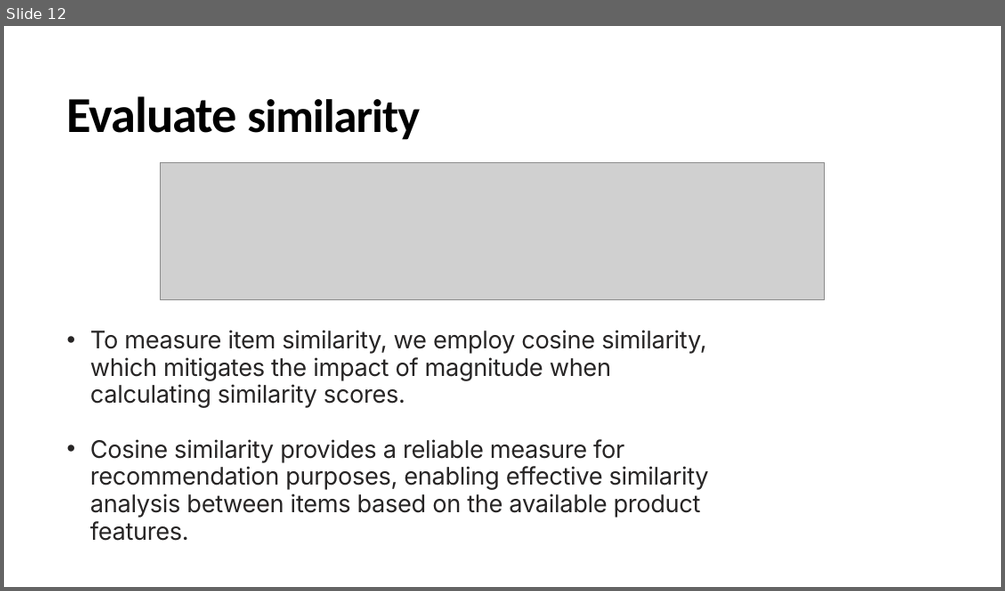
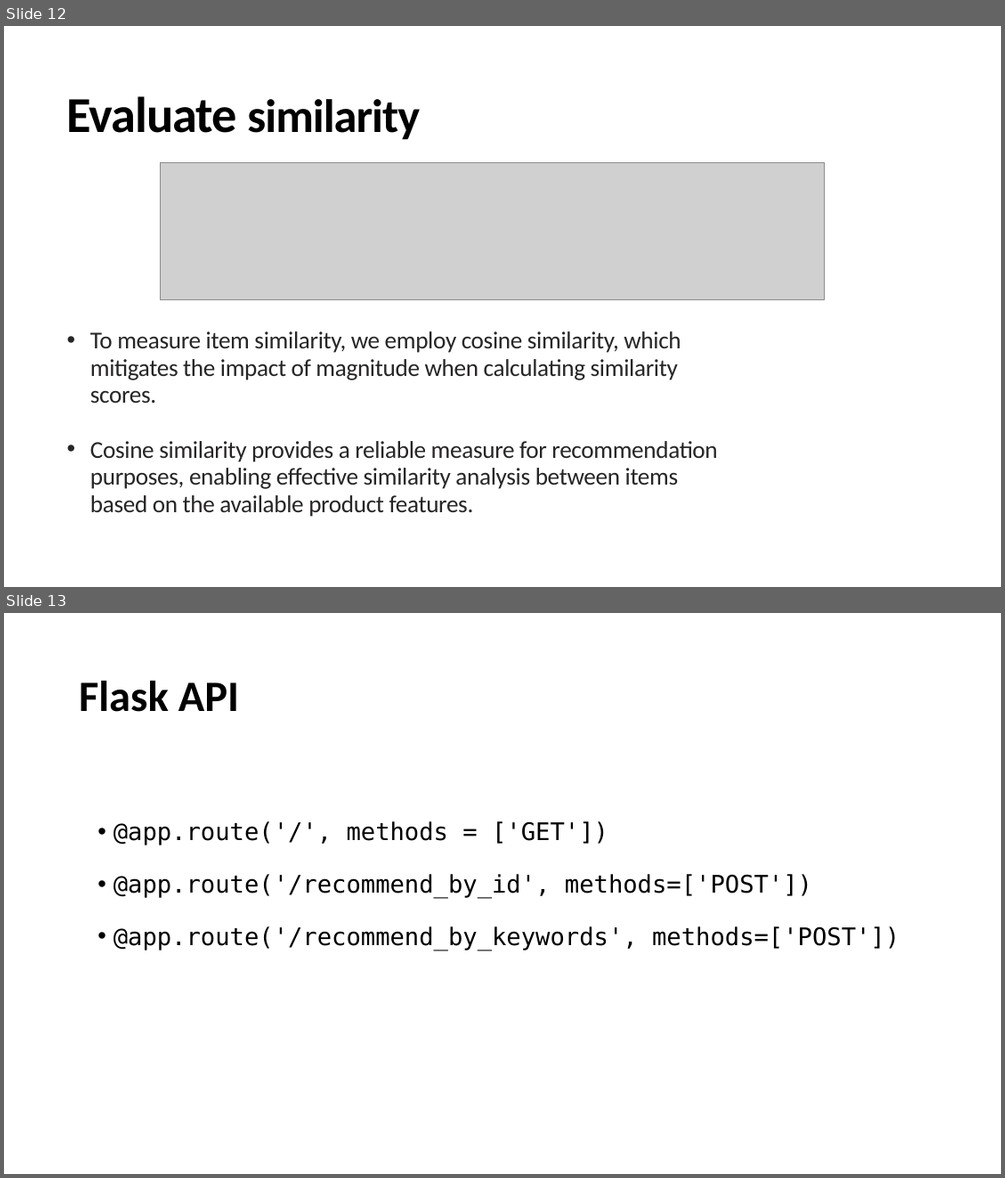
Before and after one commit to ywchen814/ExpoRecSys-Item-Recommendation-with-Flask-API-and-Elasticsearch, a slide deck: Item-Based-Recommendation_Yuwei Chen.pptx. Shown one above the other, each under a label of ours: slide 12 before the commit, slides 12 and 13 after it. The pictures are 1005x591 and 1005x1178 pixels, drawn with LibreOffice and Linux fonts; fonts in the diff are those of the drawing; grey boxes stand for pictures. Boxes give left, top, right and bottom in pixels: in the first picture for what was removed or moved away, otherwise in the second. Text is boxed around its words. In the diff, an @@ line names an element or a change of style, - is before the commit and + after.

```diff
--- a/Item-Based-Recommendation_Yuwei Chen.pptx
+++ b/Item-Based-Recommendation_Yuwei Chen.pptx
@@ slide 13 added at (x1=4, y1=613, x2=1001, y2=1174), background #FFFFFF @@
@@ title added at (x1=79, y1=681, x2=239, y2=712), 50 pt, text #000000, bold @@
+Flask API
@@ text added at (x1=113, y1=821, x2=899, y2=950), 28 pt, text #000000 @@
+• @app.route('/', methods = ['GET'])
+• @app.route('/recommend_by_id', methods=['POST'])
+• @app.route('/recommend_by_keywords', methods=['POST'])
@@ slide 12 changed as well @@
@@ background #F5F5F5 to #FFFFFF @@
@@ text "To measure item similarity, we ..." at (x1=90, y1=331, x2=717, y2=516): font Inter to Calibri @@
```
Also in this commit, not shown: 11 other slides changed, 4 other slides added, 1 slide removed, 2 other files.
